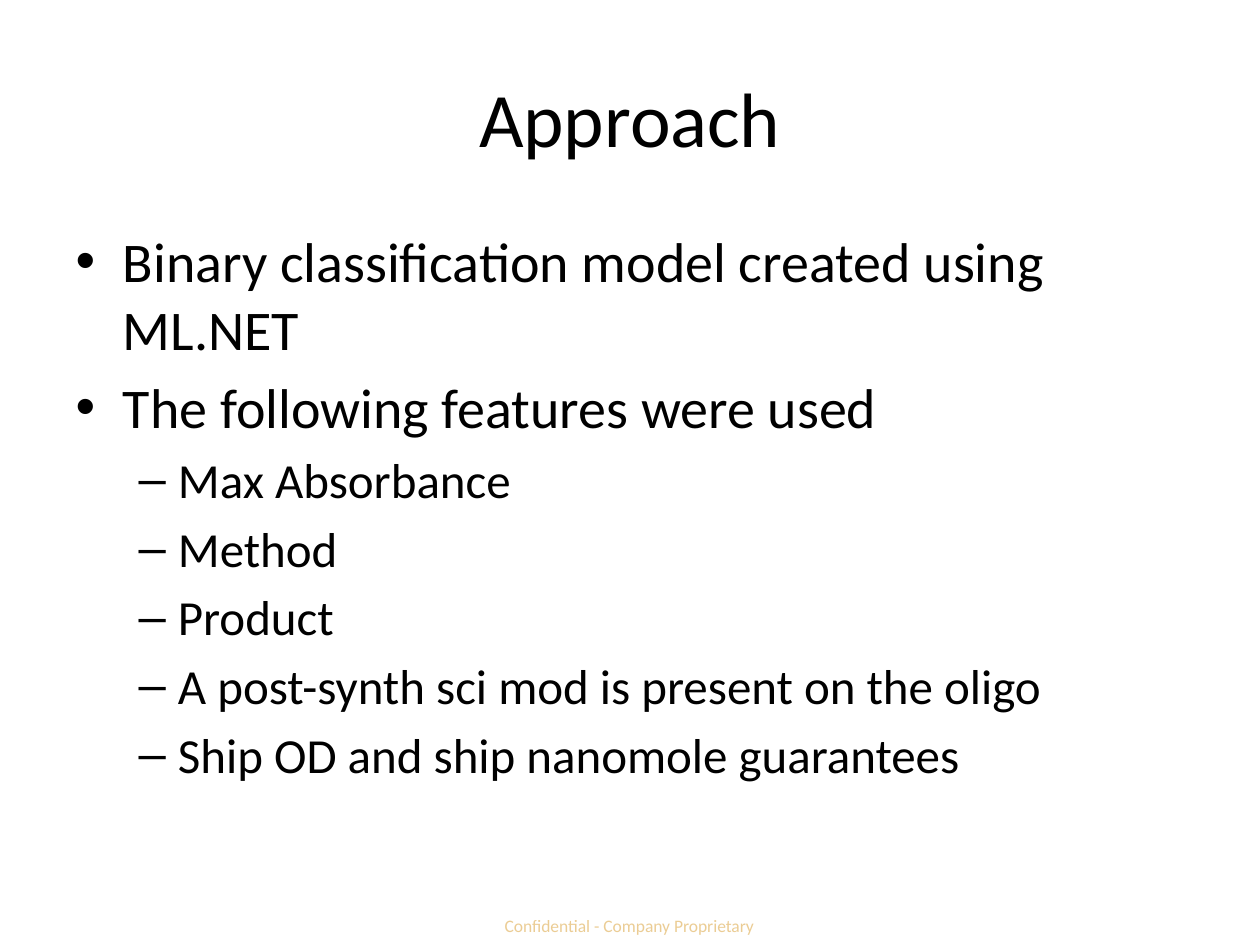
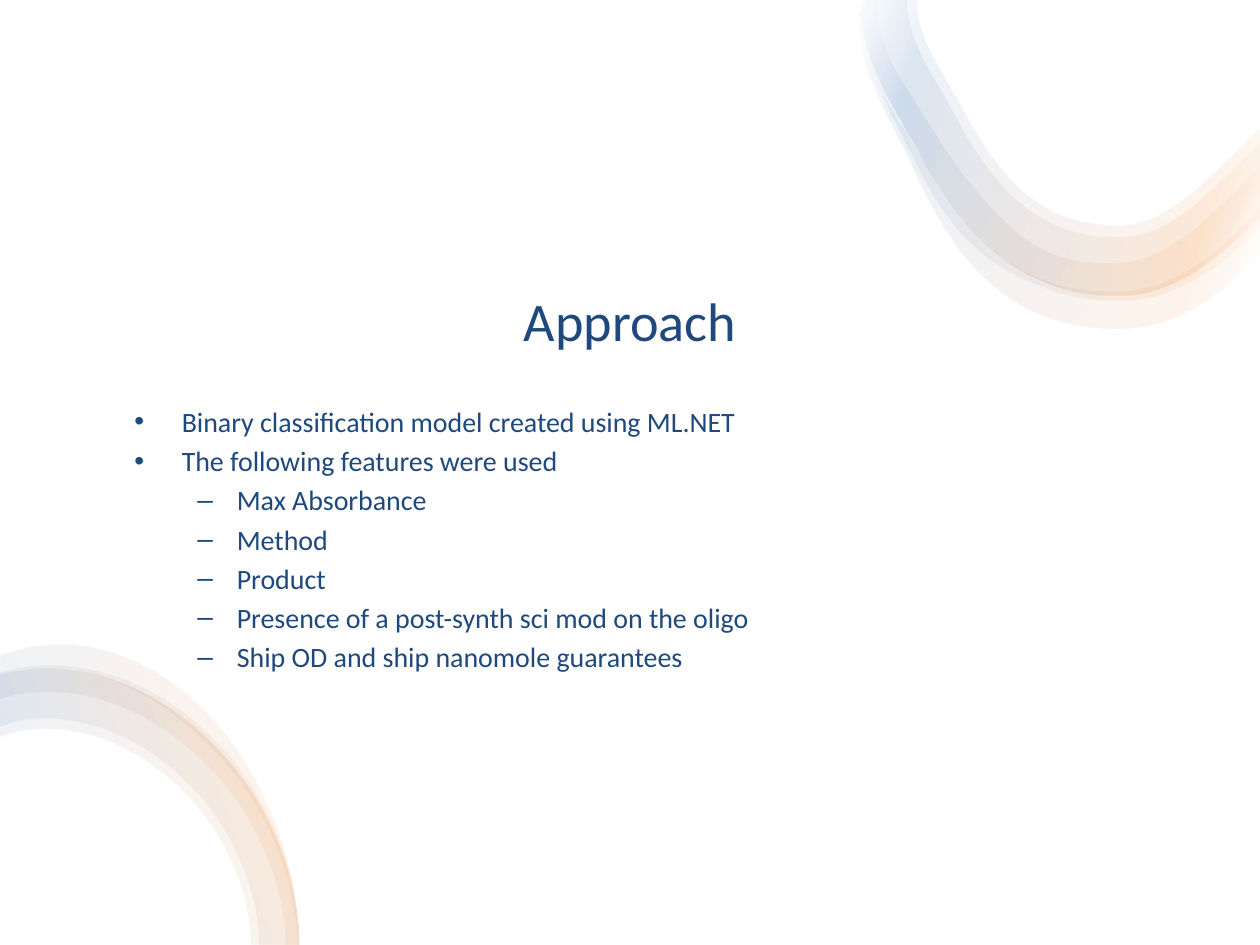
Before and after one commit to idt-hzhang/predictive_bio_models, a slide deck: slide 2 of hplc-fraction-collection/fraction_collection_slides.pptx. Drawn at 1260x945 pixels with LibreOffice and Linux fonts; fonts in the diff are those of the drawing. Boxes give left, top, right and bottom in pixels: in the first picture for what was removed or moved away, otherwise in the second. Text is boxed around its words. In the diff, an @@ line names an element or a change of style, - is before the commit and + after.

```diff
--- a/hplc-fraction-collection/fraction_collection_slides.pptx
+++ b/hplc-fraction-collection/fraction_collection_slides.pptx
@@ rectangle added at [0,0,1260,945], fill #FFFFFF @@
@@ group added at [857,0,1260,329]: 4 freeform shapes @@
@@ title "Approach": place and size @@
-title "Approach" at [479,93,780,160]
+title "Approach" at [524,303,736,350]
@@ title "Approach" at [524,303,736,350]: size 44 to 31 pt, text colour #000000 to #1F497D; vertical alignment middle to bottom @@
@@ text "Binary classification model created using ...": place and size @@
-text "Binary classification model created using ..." at [123,243,1044,782]
+text "Binary classification model created using ..." at [182,412,748,672]
@@ text at [182,412,735,672]: size 32 to 16 pt in "Binary classification model created using ML.NET", "The following features were used"; text colour #000000 to #1F497D in "Binary classification model created using ML.NET", "The following features were used", "Max Absorbance", "Method" and 2 more places; size 28 to 16 pt in "Max Absorbance", "Method", "Product", "Ship OD and ship nanomole guarantees"; less space between paragraphs @@
@@ text at [237,608,748,633]: text changed; size 28 to 16 pt; text colour #000000 to #1F497D @@
-  – A post-synth sci mod is present on the oligo
+  – Presence of a post-synth sci mod on the oligo
@@ group added at [0,645,300,945]: 4 freeform shapes @@
@@ text removed at [505,920,754,935] @@
-Confidential - Company Proprietary
```
Also in this commit, not shown: 6 other slides changed.
